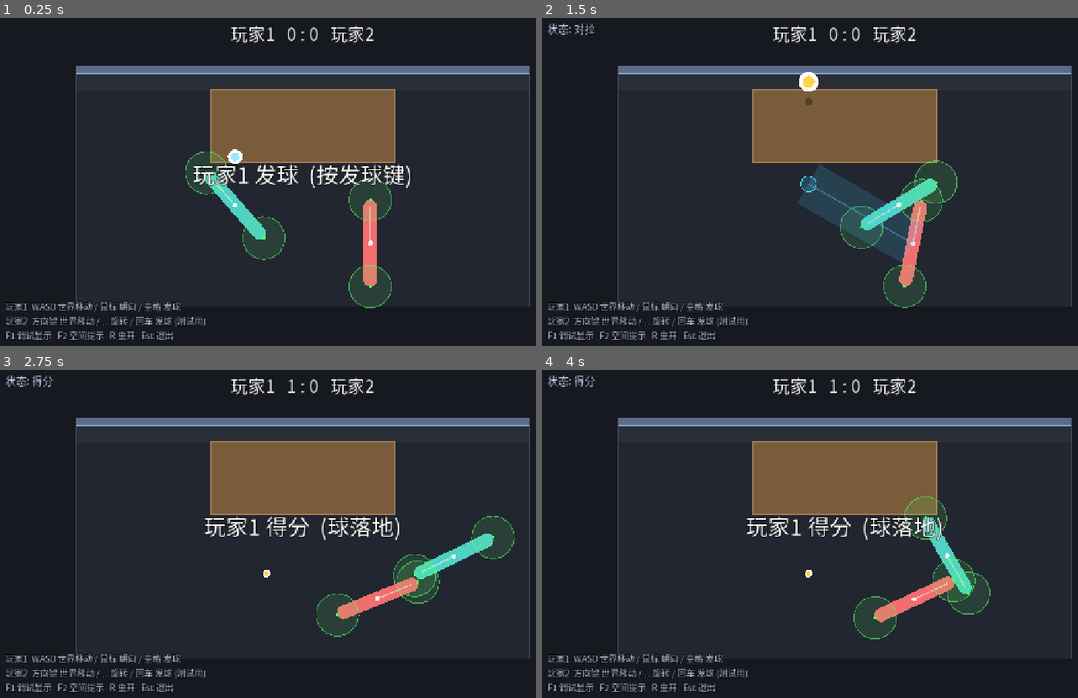
Above: before the commit, frames 1-4 (two rows, left to right).
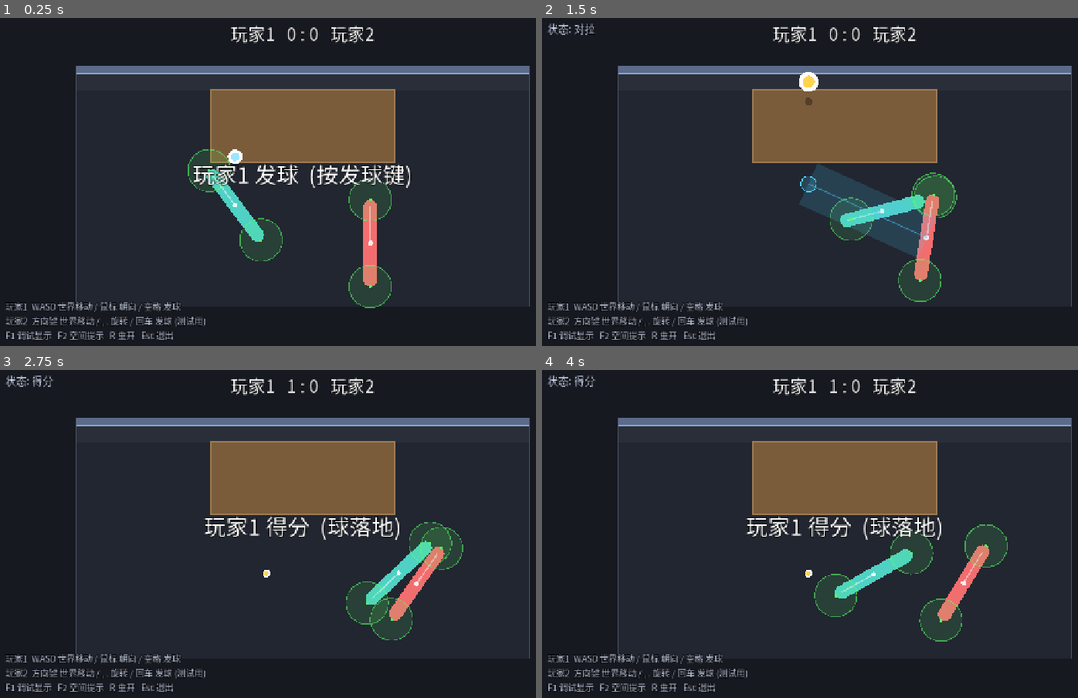
Above: after the commit, the same moments.

Repository: shuperidou/BMA-Arena
Game: Godot game, scene res://scenes/Main.tscn
Same seed, same stepped clock (60 frames per second), same inputs: the game is played once before the commit and once after it.
Inputs (mouse positions are in pixels of both pictures, inside the frame that each line leads up to):
- Up to frame 1 (0.25 s): no input
- Up to frame 2 (1.5 s): tap Enter at 0.5, 0.6 s; move the mouse to (981, 168) at 0.52 s; hold D 0.53-1.25 s; click (981, 168) at 0.67 s; tap Space at 0.77 s; drag from (718, 204) to (815, 254) at 1.27 s
- Up to frame 3 (2.75 s): move the mouse to (364, 461) at 2.02 s; hold D from 2.03 s (still down); tap Enter at 2.1 s; click (364, 461) at 2.17 s
- Up to frame 4 (4 s): release D at 2.75 s; drag from (815, 606) to (659, 484) at 2.77 s; move the mouse to (1029, 589) at 3.52 s; hold A from 3.53 s (still down); tap Enter at 3.6 s; click (1029, 589) at 3.67 s; tap Space at 3.77 s

The runs differ from the first frame. In frame 1, 0.6% of the frame differs, in the area x 34-54%, y 40-75%; in frame 2, 4.0%; in frame 3, 5.3%; in frame 4, 6.6%, in the area x 50-87%, y 38-83%.

Commit message:
control: boxing-style scheme - face table center, mouse drag moves two hit zones oppositely + small body tilt (no accumulation)

Diff:
--- a/scripts/autoload/game_config.gd
+++ b/scripts/autoload/game_config.gd
@@ -32,19 +32,27 @@
 var move_speed: float = 360.0
 var move_accel: float = 3200.0         ## 速度变化最大加速度 (惯性/手感)
 
-# 旋转：鼠标给"目标角度"，角色带惯性逐渐追踪 (设计: 独立于移动)
-var max_angular_velocity: float = 8.0   ## rad/s 最大角速度
-var rotation_acceleration: float = 30.0 ## rad/s^2 角速度变化上限 (旋转惯性)
+# 旋转：基础朝向 = 面向桌中心；鼠标拖动只允许"小幅偏转"(不累积)
+var max_angular_velocity: float = 80.0   ## rad/s 最大角速度
+var rotation_acceleration: float = 300.0 ## rad/s^2 角速度变化上限 (旋转惯性)
 var rotation_response: float = 6.0      ## 角度误差 -> 目标角速度的响应增益
 var rotation_damping: float = 6.0       ## 无有效目标时的角速度衰减 (rad/s^2)
 
-# 鼠标左右拖动 = 相对"按下鼠标时朝向"的角度偏移 (屏幕像素 -> 弧度)
-#   无任何自动朝球/自动校准；按住时基准=按下瞬间朝向；右拖=顺时针，左拖=逆时针；
-#   松开保持当前朝向。只用 mouse_drag.x；没有方向投影、没有角度累计。
+# 鼠标：按住建立锚点，水平拖动 -> 同时驱动
+#   1) 两个击球区反向位移 (拳击出拳/收拳)
+#   2) 身体相对"面向桌中心"的小幅偏转 (受 max_rotation_offset 限制，不累积)
+#   只用 mouse_drag.x；固定左右映射；没有方向投影、没有角度累计。
 var aim_mouse_button: int = MOUSE_BUTTON_LEFT
-var mouse_rotation_sensitivity: float = 0.006  ## 每屏幕像素对应的弧度
-var max_mouse_angle_offset: float = 2.6        ## 角度偏移上限 (弧度)
-var mouse_drag_deadzone: float = 6.0           ## 水平死区 (屏幕像素)
+var mouse_drag_deadzone: float = 6.0        ## 水平死区 (屏幕像素)
+
+# 击球区 (两端判定区) 反向位移
+var hit_zone_sensitivity: float = 0.5       ## 每像素 -> 世界位移
+var max_hit_zone_offset: float = 40.0       ## 位移上限 (世界单位)
+var hit_zone_return_speed: float = 300.0    ## 松开后的回位速度 (单位/秒)
+
+# 身体偏转 (相对"面向桌中心"，非累积)
+var rotation_sensitivity: float = 0.006     ## 每像素 -> 弧度 (角度上限)
+var max_rotation_offset: float = 0.7        ## 最大偏转角 (弧度)
 
 # ============================================================
 #  球：伪 Z 轴 (高度) 系统
--- a/scripts/player/input_scheme.gd
+++ b/scripts/player/input_scheme.gd
@@ -4,13 +4,10 @@
 ##
 ## 基础控制模型 (玩家1)：
 ##   移动 = 世界坐标 (WASD 永远对应屏幕上/下/左/右，与朝向无关)
-##   朝向 = 纯手动。按住鼠标后，鼠标相对锚点的"水平"拖动产生角度偏移。
-##
-## 朝向公式 (无自动朝球)：
-##   base         = 按下鼠标瞬间的朝向
-##   angle_offset = clamp((水平拖动像素-死区) * sensitivity, -max, +max)  (死区内 0)
-##   target_rot   = base + angle_offset     (松开后保持)
-## 右拖 = 顺时针，左拖 = 逆时针 (固定映射，不随球/角色位置变化)。
+##   朝向 = 基础"面向桌中心"；鼠标水平拖动同时驱动:
+##          1) 两个击球区反向位移 (拳击出拳/收拳)
+##          2) 身体相对桌中心方向的小幅偏转 (有上限，不累积)
+##   按住鼠标建立锚点；右拖/左拖固定映射；松开全部回位。
 
 enum AimMode { MOUSE, KEYBOARD, NONE }
 
--- a/scripts/player/player_controller.gd
+++ b/scripts/player/player_controller.gd
@@ -17,13 +17,11 @@
 
 var hit_points: Array[HitPoint] = []
 var debug_aim_override: float = NAN  ## 测试用：非 NAN 时覆盖目标角度
-var debug_ball_angle: float = 0.0     ## 回正目标：朝球方向
-var debug_angle_offset: float = 0.0   ## 鼠标拖动产生的角度偏移 (相对按下基准)
-var debug_target_rotation: float = 0.0
-var debug_has_aim: bool = false
-var _aim_angle: float = 0.0           ## 当前目标朝向
-var _aim_base: float = 0.0            ## 按下鼠标瞬间的基准朝向 (按下时的朝球方向)
-var _was_dragging: bool = false
+var debug_base_rotation: float = 0.0    ## 面向桌中心的基础朝向
+var debug_target_rotation: float = 0.0  ## 基础朝向 ± 偏转
+var debug_angle_limit: float = 0.0      ## 当前拖动允许的角度偏转
+var hit_zone_offset: float = 0.0        ## 平滑后的击球区位移
+var debug_hit_zone_offset: float = 0.0  ## Debug 显示用
 var _last_touch_time: float = -10.0
 var _body_color: Color = Color(0.31, 0.82, 0.77)
 
@@ -58,7 +56,6 @@
 		add_child(hp)
 		hit_points.append(hp)
 
-	_aim_angle = rotation
 	queue_redraw()
 
 func _integrate_forces(state: PhysicsDirectBodyState2D) -> void:
@@ -98,41 +95,26 @@
 	if input_scheme.aim_mode == InputScheme.AimMode.MOUSE:
 		input_scheme.update_mouse(self)
 		var origin: Vector2 = state.transform.origin
-		var target: float
+		# 基础朝向 = 面向桌中心 (球不再影响朝向)
+		var base: float = (GameConfig.table_center - origin).angle()
+		var eff: float = _effective_drag()
+		# 身体偏转：拖动越远，允许偏离桌中心方向越多 (有上限，不累积)
+		var angle_limit: float = clampf(absf(eff) * GameConfig.rotation_sensitivity,
+			0.0, GameConfig.max_rotation_offset)
+		var target: float = base + signf(eff) * angle_limit
 		if not is_nan(debug_aim_override):
-			# 测试用：直接给目标角度
-			target = debug_aim_override
-			_aim_angle = target
-			debug_angle_offset = 0.0
-			debug_ball_angle = target
-			debug_has_aim = true
-		else:
-			# 基准 = 朝球方向 (只用球 XY)
-			var ball_xy: Vector2 = ball.global_position if ball != null else origin + Vector2(0.0, -100.0)
-			var bd: Vector2 = ball_xy - origin
-			var ball_angle: float = bd.angle() if bd.length() > 1.0 else state.transform.get_rotation()
-			var dragging: bool = input_scheme.is_dragging()
-			var angle_offset: float = 0.0
-			if dragging and not _was_dragging:
-				_aim_base = ball_angle  # 按住瞬间：以当时的朝球方向为基准
-			if dragging:
-				# 手动：基准 + 鼠标水平拖动偏移 (不累积；死区内 0)
-				var dx: float = input_scheme.mouse_drag_screen_x(self)
-				var dead: float = GameConfig.mouse_drag_deadzone
-				if absf(dx) > dead:
-					var eff: float = dx - signf(dx) * dead  # 死区外平滑，无跳变
-					angle_offset = clampf(eff * GameConfig.mouse_rotation_sensitivity,
-						-GameConfig.max_mouse_angle_offset, GameConfig.max_mouse_angle_offset)
-				target = _aim_base + angle_offset
-			else:
-				# 放手：自动回正到球 (带惯性逐渐转)
-				target = ball_angle
-			_was_dragging = dragging
-			_aim_angle = target
-			debug_ball_angle = ball_angle
-			debug_angle_offset = angle_offset
-			debug_has_aim = true
+			target = debug_aim_override  # 测试用
+			angle_limit = 0.0
+		# 击球区反向位移 (平滑回位)
+		var target_zone: float = clampf(eff * GameConfig.hit_zone_sensitivity,
+			-GameConfig.max_hit_zone_offset, GameConfig.max_hit_zone_offset)
+		hit_zone_offset = move_toward(hit_zone_offset, target_zone,
+			GameConfig.hit_zone_return_speed * step)
+		_update_hit_points()
+		debug_base_rotation = base
 		debug_target_rotation = target
+		debug_angle_limit = angle_limit
+		debug_hit_zone_offset = hit_zone_offset
 		var err: float = wrapf(target - state.transform.get_rotation(), -PI, PI)
 		var desired_w: float = clampf(err * GameConfig.rotation_response,
 			-GameConfig.max_angular_velocity, GameConfig.max_angular_velocity)
@@ -140,6 +122,24 @@
 	elif input_scheme.aim_mode == InputScheme.AimMode.KEYBOARD:
 		var target_w: float = input_scheme.turn_axis() * GameConfig.max_angular_velocity
 		state.angular_velocity += clampf(target_w - state.angular_velocity, -accel, accel)
+
+## 去掉死区后的水平拖动 (屏幕像素)。未拖动或死区内返回 0。
+func _effective_drag() -> float:
+	if input_scheme == null or not input_scheme.is_dragging():
+		return 0.0
+	var dx: float = input_scheme.mouse_drag_screen_x(self)
+	var dead: float = GameConfig.mouse_drag_deadzone
+	if absf(dx) <= dead:
+		return 0.0
+	return dx - signf(dx) * dead
+
+## 两个击球区沿身体长轴反向位移 (拳击出拳/收拳)。
+func _update_hit_points() -> void:
+	if hit_points.size() < 2:
+		return
+	var l: float = GameConfig.player_half_length
+	hit_points[0].position = Vector2(0.0, -l + hit_zone_offset)  # 前端
+	hit_points[1].position = Vector2(0.0, l + hit_zone_offset)   # 后端
 
 func reset_to(pos: Vector2, rot: float) -> void:
 	linear_velocity = Vector2.ZERO
--- a/scripts/ui/debug_layer.gd
+++ b/scripts/ui/debug_layer.gd
@@ -72,20 +72,27 @@
 
 func _draw_aim(font: Font, p1: PlayerController) -> void:
 	var sch: InputScheme = p1.input_scheme
-	if sch == null or sch.aim_mode != InputScheme.AimMode.MOUSE or not p1.debug_has_aim:
+	if sch == null or sch.aim_mode != InputScheme.AimMode.MOUSE:
 		return
 	var o: Vector2 = p1.global_position
-	var ball_xy: Vector2 = match_ref.ball.global_position
 	var length := 110.0
-	# 球的 XY 投影
-	draw_circle(ball_xy, 3.0, Color(1.0, 0.45, 0.9))
-	# 朝球方向 (青) —— 松手时的回正目标
-	draw_line(o, o + Vector2.RIGHT.rotated(p1.debug_ball_angle) * length, Color(0.3, 0.9, 1.0, 0.8), 2.0)
-	# 最终目标方向线 (品红) —— 拖动时 = 基准+偏移；松手时与青线重合
+	# 桌中心
+	var tc: Vector2 = GameConfig.table_center
+	draw_circle(tc, 10.0, Color(1.0, 0.85, 0.2, 0.18))
+	draw_arc(tc, 10.0, 0.0, TAU, 24, Color(1.0, 0.85, 0.2, 0.9), 2.0)
+	draw_line(tc + Vector2(-14, 0), tc + Vector2(14, 0), Color(1.0, 0.85, 0.2, 0.9), 2.0)
+	draw_line(tc + Vector2(0, -14), tc + Vector2(0, 14), Color(1.0, 0.85, 0.2, 0.9), 2.0)
+	# 基础朝向 (灰) / 目标 (品红) / 当前 (绿)
+	draw_line(o, o + Vector2.RIGHT.rotated(p1.debug_base_rotation) * length, Color(0.8, 0.8, 0.8, 0.7), 2.0)
 	draw_line(o, o + Vector2.RIGHT.rotated(p1.debug_target_rotation) * length, Color(1.0, 0.35, 0.85, 0.9), 2.0)
-	# 角色当前朝向 (绿)
 	draw_line(o, o + Vector2.RIGHT.rotated(p1.rotation) * length, Color(0.4, 1.0, 0.4, 0.85), 2.0)
-	# 锚点 / 当前鼠标 (用世界坐标绘制)
+	# 击球区：默认位置 (空心) + 当前 (实心)
+	var l: float = GameConfig.player_half_length
+	for local_pos in [Vector2(0.0, -l), Vector2(0.0, l)]:
+		draw_arc(p1.to_global(local_pos), 6.0, 0.0, TAU, 20, Color(0.6, 0.6, 0.65, 0.85), 1.5)
+	for hp in p1.hit_points:
+		draw_circle(hp.global_position, 4.0, Color(0.35, 1.0, 0.4))
+	# 锚点 / 当前鼠标 (世界坐标)
 	var dx_screen: float = 0.0
 	if sch.is_dragging():
 		var anchor: Vector2 = sch.mouse_anchor_world()
@@ -94,8 +101,10 @@
 		draw_circle(anchor, 6.0, Color(0.5, 0.85, 1.0, 0.9))
 		draw_line(anchor, cur, Color(0.5, 0.85, 1.0, 0.6), 1.5)
 		draw_circle(cur, 4.0, Color(0.6, 0.95, 1.0))
-	var txt := "ball_ang=%.2f offset=%.2f target=%.2f rot=%.2f\ndrag=%s dx=%.0fpx" % [
-		p1.debug_ball_angle, p1.debug_angle_offset, p1.debug_target_rotation, p1.rotation,
+	var txt := "base=%.2f target=%.2f rot=%.2f\nlimit=%.2f (max %.2f)\nzone=%.1f (max %.0f)\ndrag=%s dx=%.0fpx" % [
+		p1.debug_base_rotation, p1.debug_target_rotation, p1.rotation,
+		p1.debug_angle_limit, GameConfig.max_rotation_offset,
+		p1.debug_hit_zone_offset, GameConfig.max_hit_zone_offset,
 		str(sch.is_dragging()), dx_screen]
 	draw_string(font, o + Vector2(12, 20), txt, HORIZONTAL_ALIGNMENT_LEFT, -1, 13, Color(1.0, 0.7, 0.95, 0.95))
 
Not shown, changed: AGENTS.md
Not shown, changed: README.md
